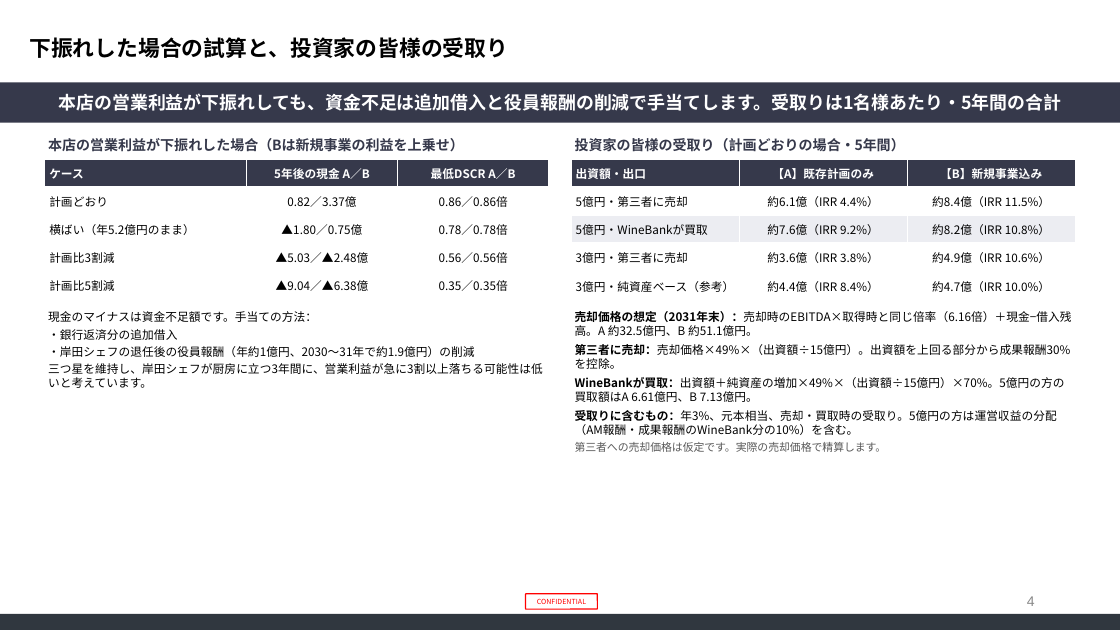
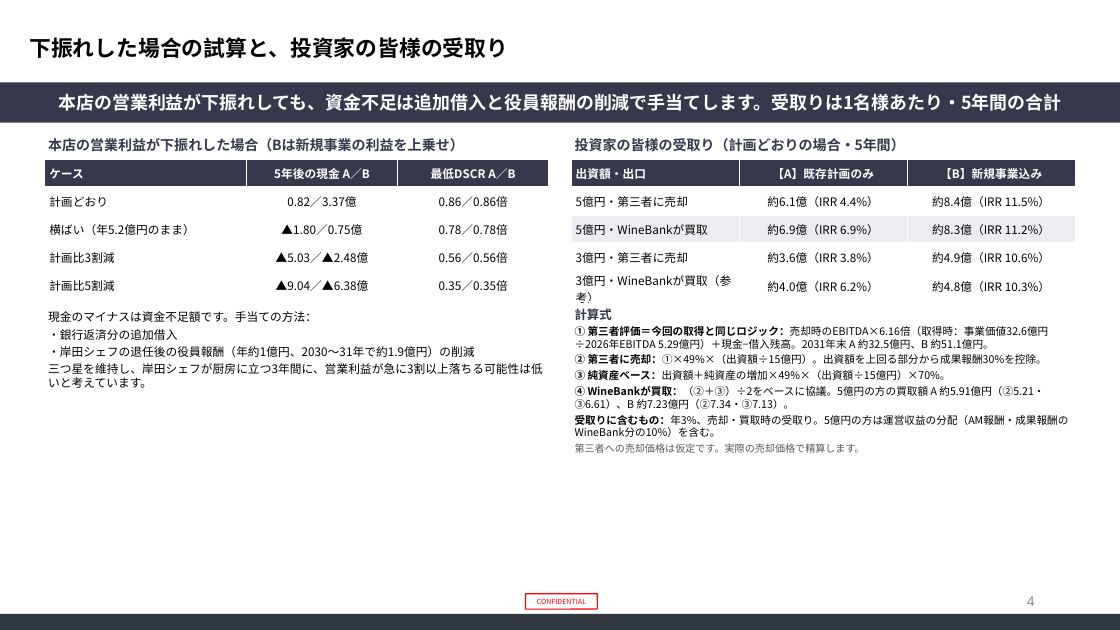
Before and after one commit to nakano-winebank/wine-auction, a slide deck: slide 4 of M&A/カンテサンス/カンテサンスSPC_資本構成と資金調達_CF計画_20261123.pptx. Drawn at 1120x630 pixels with LibreOffice and Linux fonts; fonts in the diff are those of the drawing; background and template pictures are left out. Boxes give left, top, right and bottom in pixels: in the first picture for what was removed or moved away, otherwise in the second. Text is boxed around its words. In the diff, an @@ line names an element or a change of style, - is before the commit and + after.

```diff
--- a/M&A/カンテサンス/カンテサンスSPC_資本構成と資金調達_CF計画_20261123.pptx
+++ b/M&A/カンテサンス/カンテサンスSPC_資本構成と資金調達_CF計画_20261123.pptx
@@ table at bbox=[571, 159, 1075, 307] @@
-row 3, column 2: 約7.6億（IRR 9.2%）
+row 3, column 2: 約6.9億（IRR 6.9%）
-row 3, column 3: 約8.2億（IRR 10.8%）
+row 3, column 3: 約8.3億（IRR 11.2%）
-row 5: 3億円・純資産ベース（参考） | 約4.4億（IRR 8.4%） | 約4.7億（IRR 10.0%）
+row 5: 3億円・WineBankが買取（参考） | 約4.0億（IRR 6.2%） | 約4.8億（IRR 10.3%）
@@ text at bbox=[575, 308, 1069, 437]: text changed; size 7.5 to 6.8 pt @@
-売却価格の想定（2031年末）：売却時のEBITDA×取得時と同じ倍率（6.16倍）＋現金−借入残高。A 約32.5億円、B 約51.1億円。
-第三者に売却：売却価格×49%×（出資額÷15億円）。出資額を上回る部分から成果報酬30%を控除。
-WineBankが買取：出資額＋純資産の増加×49%×（出資額÷15億円）×70%。5億円の方の買取額はA 6.61億円、B 7.13億円。
-受取りに含むもの：年3%、元本相当、売却・買取時の受取り。5億円の方は運営収益の分配（AM報酬・成果報酬のWineBank分の10%）を含む。
+計算式
+① 第三者評価＝今回の取得と同じロジック：売却時のEBITDA×6.16倍（取得時：事業価値32.6億円÷2026年EBITDA 5.29億円）＋現金−借入残高。2031年末 A 約32.5億円、B 約51.1億円。
+② 第三者に売却：①×49%×（出資額÷15億円）。出資額を上回る部分から成果報酬30%を控除。
+③ 純資産ベース：出資額＋純資産の増加×49%×（出資額÷15億円）×70%。
+④ WineBankが買取：（②＋③）÷2をベースに協議。5億円の方の買取額 A 約5.91億円（②5.21・③6.61）、B 約7.23億円（②7.34・③7.13）。
+受取りに含むもの：年3%、売却・買取時の受取り。5億円の方は運営収益の分配（AM報酬・成果報酬のWineBank分の10%）を含む。
@@ text at bbox=[575, 443, 865, 453]: size 7 to 6.5 pt in "第三者への売却価格は仮定です。実際の売却価格で精算します。"; less space between paragraphs @@
```
Also in this commit, not shown: 2 other slides changed, 4 other files.
